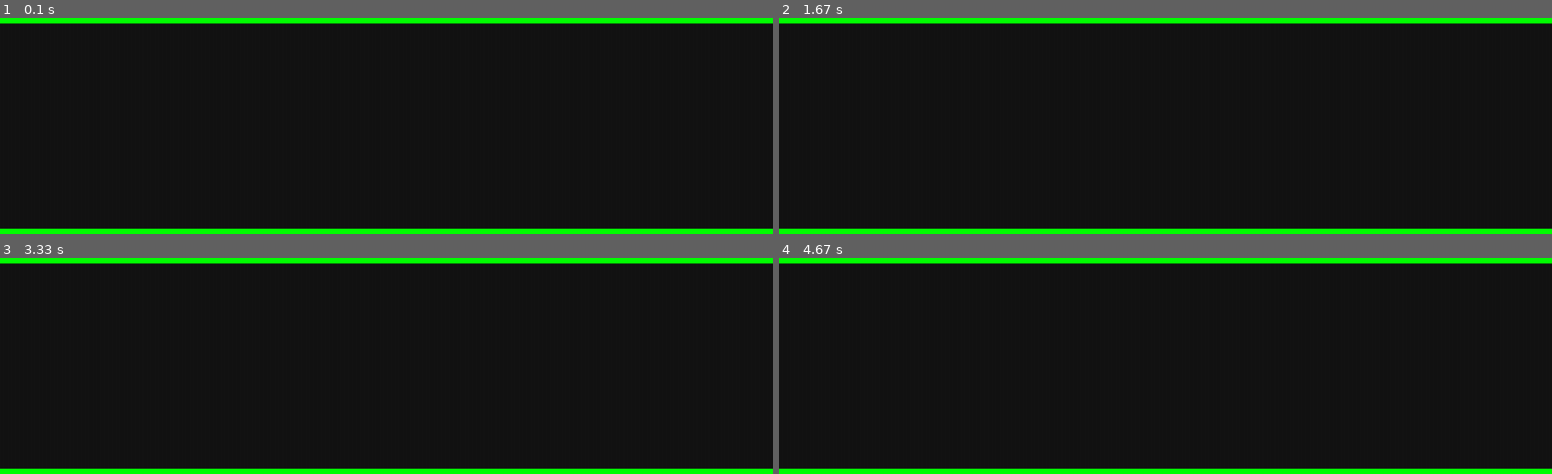
Above: before the commit, frames 1-4 (two rows, left to right).
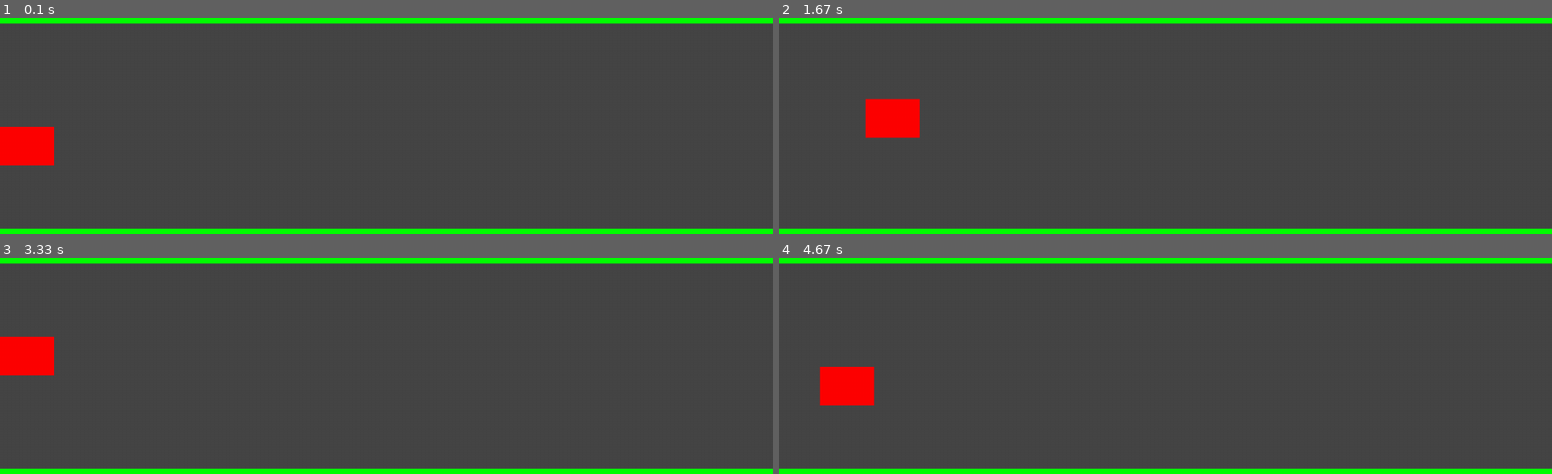
Above: after the commit, the same moments.

Repository: Kaiose31/pygame-environment
Game: pygame game, started from env.py
Same seed, same stepped clock (60 frames per second), same inputs: the game is played once before the commit and once after it.
Inputs:
- Up to frame 1 (0.1 s): no input
- Up to frame 2 (1.67 s): hold Right 0.33-0.8 s; hold Up 0.83-1.13 s; hold Right 1.17-1.63 s
- Up to frame 3 (3.33 s): hold Left 1.67-2.2 s; hold Down 2.23-2.53 s; hold Left 2.57-2.97 s; hold Up from 3 s (still down)
- Up to frame 4 (4.67 s): release Up at 3.37 s; hold Right 3.4-4.03 s; hold Down 4.07-4.43 s; hold Left from 4.47 s (still down)

The runs differ from the first frame. In frame 1, 95% of the frame differs, in the area x 0-100%, y 2-98%; in frame 2, 95%; in frame 3, 95%; in frame 4, 95%.

Commit message:
added controllable car

Diff:
--- a/env.py
+++ b/env.py
@@ -1,18 +1,46 @@
 import pygame,sys
+
+
+
+
+class car:
+    def __init__(self,x,y):
+        self.x = x
+        self.y = y
+        self.rect = pygame.rect.Rect((self.x,self.y,70,50))
+
+    def move(self):
+        key = pygame.key.get_pressed()
+        if(key[pygame.K_RIGHT]):
+            self.rect.move_ip(1, 0)
+        if(key[pygame.K_LEFT]):
+            self.rect.move_ip(-1, 0)
+        if(key[pygame.K_UP]):
+            self.rect.move_ip(0, -1)
+        if(key[pygame.K_DOWN]):
+            self.rect.move_ip(0, 1)
+
+
+
+    def draw(self,screen):
+        pygame.draw.rect(screen,(255,0,0),self.rect)
+
 
 
 def main():
     #VARIABLES
+    clock = pygame.time.Clock()
+
     WIDTH = 1000
     HEIGHT = 800
     BG =  (0,255,0)
-    ROAD = (20,20,20)
+    ROAD = (70,70,70)
     screen = pygame.display.set_mode((WIDTH,HEIGHT))
     pygame.display.set_caption('DRIVER SIMULATION')
-    screen.fill(BG)
 
-    #draw road
-    pygame.draw.rect(screen,ROAD,(0,HEIGHT/3,WIDTH,HEIGHT/3))
+
+    #draw a car
+    Car =  car(0,HEIGHT/2)
 
     pygame.display.flip()
 
@@ -21,5 +49,15 @@
             if event.type==pygame.QUIT:
                 pygame.quit()
                 sys.exit()
+
+        screen.fill(BG)
+
+        #draw road
+        pygame.draw.rect(screen,ROAD,(0,HEIGHT/3,WIDTH,HEIGHT/3))
+
+        Car.draw(screen)
+        Car.move()
         pygame.display.update()
+        clock.tick(300)
+
 main()
